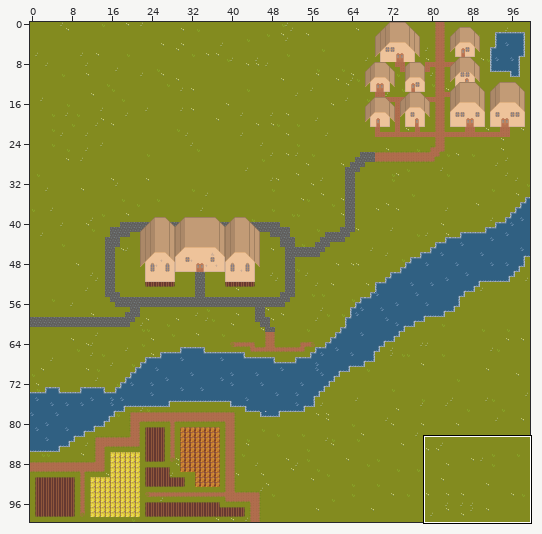
An edit to a level. Tiled map (JSON), res/map/outside.json. Above: a wide view before the commit, with the close-up outlined.
Close-up. The starting point:
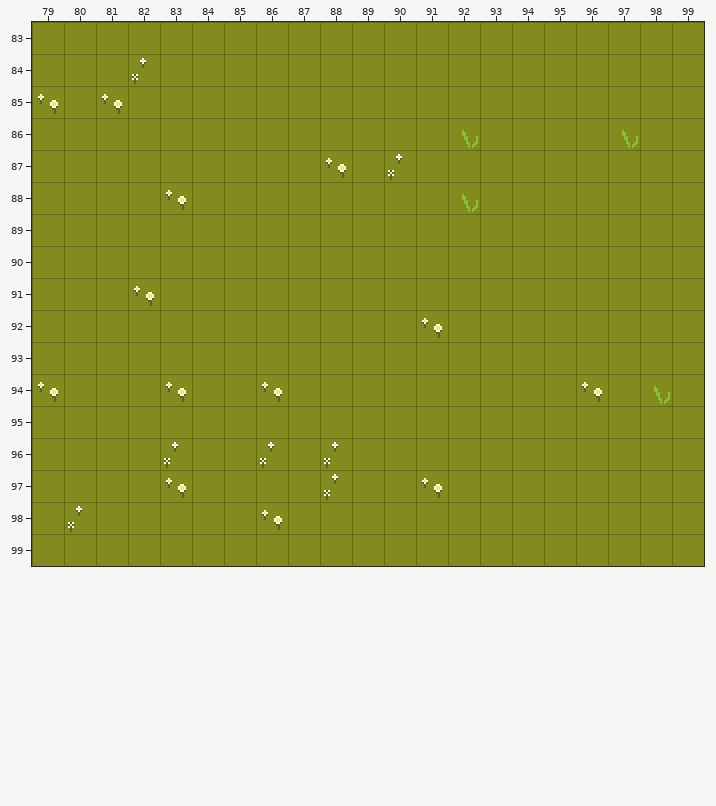
Cells are 16x16 px. Shown: x 79..99, y 83..99. The commit also changed other parts of the map, which this record leaves out.
New version:
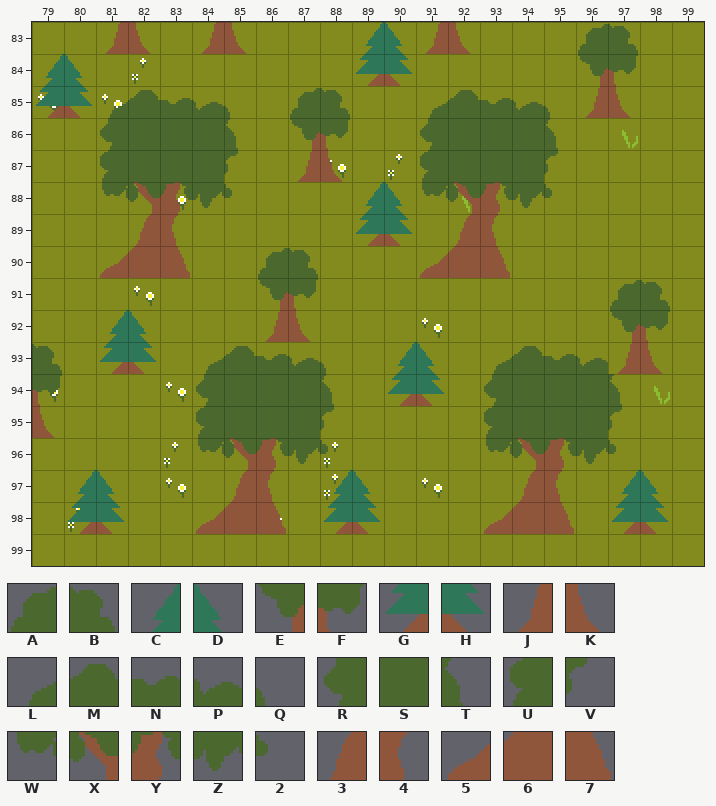
Key: from "tileset": A 56, B 57, C 58, D 59, E 66, F 67, G 68, H 69, J 76, K 77, L 145, M 146, N 147, P 148, Q 149, R 155, S 156, T 159, U 165, V 169, W 175, X 176, Y 177, Z 178, 2 179, 3 186, 4 187, 5 195, 6 196, 7 197.
_ is an empty cell.
Tiles of an added or newly shown layer are drawn over the layers below it.
Edits made:
Layer "Trees" (added):
The edit adds tile 2 in row 88 at x 85 and 95; in row 96 at x 88 and 97.
The edit adds tile 3 in row 89 at x 82 and 92; in row 97 at x 85 and 94.
The edit adds tile 4 in row 89 at x 83 and 93; in row 97 at x 86 and 95.
The edit adds tile 5 in row 90 at x 81 and 91; in row 98 at x 84 and 93.
The edit adds tile 6 in row 90 at x 82 and 92; in row 98 at x 85 and 94.
The edit adds tile 7 in row 90 at x 83 and 93; in row 98 at x 86 and 95.
The edit adds tile A in row 83 at x 96; in row 85 at x 87; in row 90 at x 86; in row 91 at x 97.
The edit adds tile B in row 83 at x 97; in row 85 at x 88; in row 90 at x 87; in row 91 at x 98; in row 93 at x 79.
The edit adds tile C in row 83 at x 89; in row 84 at x 79; in row 88 at x 89; in row 92 at x 81; in row 93 at x 90; in row 97 at x 80, 88 and 97.
The edit adds tile D in row 83 at x 90; in row 84 at x 80; in row 88 at x 90; in row 92 at x 82; in row 93 at x 91; in row 97 at x 81, 89 and 98.
The edit adds tile E in row 84 at x 96; in row 86 at x 87; in row 91 at x 86; in row 92 at x 97.
The edit adds tile F in row 84 at x 97; in row 86 at x 88; in row 91 at x 87; in row 92 at x 98; in row 94 at x 79.
The edit adds tile G in row 84 at x 89; in row 85 at x 79; in row 89 at x 89; in row 93 at x 81; in row 94 at x 90; in row 98 at x 80, 88 and 97.
The edit adds tile H in row 84 at x 90; in row 85 at x 80; in row 89 at x 90; in row 93 at x 82; in row 94 at x 91; in row 98 at x 81, 89 and 98.
The edit adds tile J in row 83 at x 81, 84 and 91; in row 85 at x 96; in row 87 at x 87; in row 92 at x 86; in row 93 at x 97.
The edit adds tile K in row 83 at x 82, 85 and 92; in row 85 at x 97; in row 87 at x 88; in row 92 at x 87; in row 93 at x 98; in row 95 at x 79.
The edit adds tile L in row 85 at x 81 and 91; in row 93 at x 84 and 93.
The edit adds tile M in row 85 at x 82 and 92; in row 93 at x 85 and 94.
The edit adds tile N in row 85 at x 83 and 93; in row 93 at x 86 and 95.
The edit adds tile P in row 85 at x 84 and 94; in row 93 at x 87 and 96.
The edit adds tile Q in row 85 at x 85 and 95; in row 93 at x 88.
The edit adds tile R in row 86 at x 81 and 91; in row 94 at x 84 and 93.
The edit adds tile S in rows 86 to 87 at x 82 to 84 and 92 to 94; in rows 94 to 95 at x 85 to 87 and 94 to 96.
The edit adds tile T in row 86 at x 85 and 95; in row 94 at x 88 and 97.
The edit adds tile U in row 87 at x 81 and 91; in row 95 at x 84 and 93.
The edit adds tile V in row 87 at x 85 and 95; in row 95 at x 88 and 97.
The edit adds tile W in row 88 at x 81 and 91; in row 96 at x 84 and 93.
The edit adds tile X in row 88 at x 82 and 92; in row 96 at x 85 and 94.
The edit adds tile Y in row 88 at x 83 and 93; in row 96 at x 86 and 95.
The edit adds tile Z in row 88 at x 84 and 94; in row 96 at x 87 and 96.
